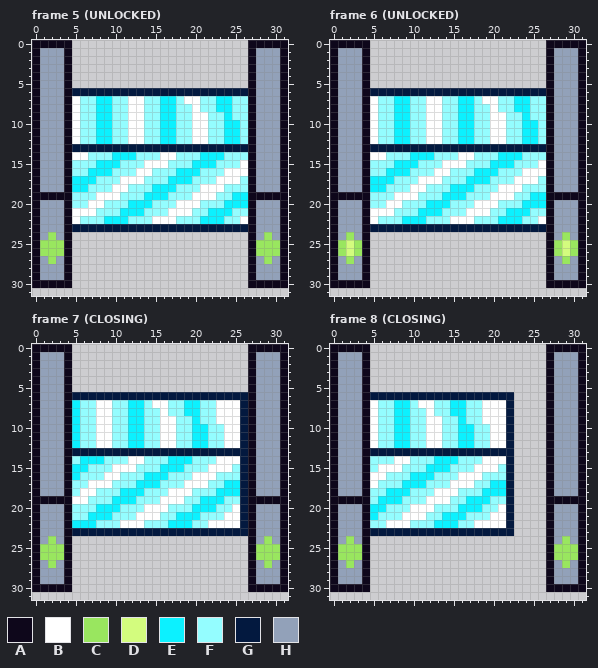
Pixel-art file, stored at public/assets/sprites/door_glass_single_north-south.aseprite. That is the earlier state.
32x32 pixels, 14 frames. Shown: frame 5 (UNLOCKED), frame 6 (UNLOCKED), frame 7 (CLOSING), frame 8 (CLOSING). The commit also changed other frames, which this record leaves out.
Palette (. is transparent): A #0e071b  B #ffffff  C #99e65f  D #d3fc7e  E #0cf1ff  F #94fdff  G #03193f  H #92a1b9
Now the later version:
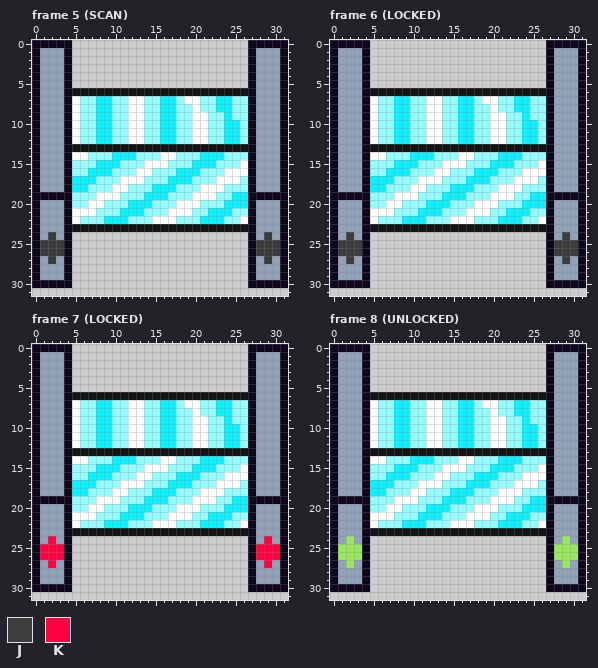
Colours new in this view: J #3d3d3d  K #ff0040
The exact change:
layer "track" added
@@ palette @@
-G #03193f
+G #131313
--- frame 5 (SCAN), layer "indicator_light"
@@ x 0..31 @@
 23 AHHHAGGGGGGGGGGGGGGGGGGGGGGAHHHA
-24 AHCHA......................AHCHA
-25 ACCCA......................ACCCA
-26 ACCCA......................ACCCA
-27 AHCHA......................AHCHA
+24 AHJHA......................AHJHA
+25 AJJJA......................AJJJA
+26 AJJJA......................AJJJA
+27 AHJHA......................AHJHA
 28 AHHHA......................AHHHA
--- frame 6 (LOCKED), layer "indicator_light"
@@ x 0..31 @@
 23 AHHHAGGGGGGGGGGGGGGGGGGGGGGAHHHA
-24 AHCHA......................AHCHA
-25 ACDCA......................ACDCA
-26 ACDCA......................ACDCA
-27 AHCHA......................AHCHA
+24 AHJHA......................AHJHA
+25 AJJJA......................AJJJA
+26 AJJJA......................AJJJA
+27 AHJHA......................AHJHA
 28 AHHHA......................AHHHA
--- frame 7 (LOCKED), layers "indicator_light", "GLASS_DOOR"
@@ x 0..31 @@
  6 AHHHAGGGGGGGGGGGGGGGGGGGGGGAHHHA
- 7 AHHHAEFFBBFFEEFBBFFEEFFBBBGAHHHA
- 8 AHHHAEFFBBFFEEFFBFFEEFFBBBGAHHHA
- 9 AHHHAEFFBBFFEEFFBBFFEFFBBBGAHHHA
-10 AHHHAEFFBBFFEEFFBBFFEEFFBBGAHHHA
-11 AHHHAEFFBBFFEEFFBBFFEEFFBBGAHHHA
-12 AHHHAEFFBBFFEEFFBBFFEEFFBBGAHHHA
+ 7 AHHHABFFEEFFBBFFEEFBBFFEEFFAHHHA
+ 8 AHHHABFFEEFFBBFFEEFFBFFEEFFAHHHA
+ 9 AHHHABFFEEFFBBFFEEFFBBFFEFFAHHHA
+10 AHHHABFFEEFFBBFFEEFFBBFFEEFAHHHA
+11 AHHHABFFEEFFBBFFEEFFBBFFEEFAHHHA
+12 AHHHABFFEEFFBBFFEEFFBBFFEEFAHHHA
 13 AHHHAGGGGGGGGGGGGGGGGGGGGGGAHHHA
-14 AHHHAFEEEFFFBBFFFEEEFFFBBBGAHHHA
-15 AHHHAEEFFFBBBFFFEEEFFFBBBFGAHHHA
-16 AHHHAEFFFBBFFFEEEFFFBBBFFFGAHHHA
-17 AHHHAFFBBBFFFEEEFFFBBBFFEEGAHHHA
-18 AHHHAFBBFFFEEEFFFBBBFFFEEEGAHHHA
-19 AAAAABBFFFEEEFFFBBBFFEEEFFGAAAAA
-20 AHHHAFFFEEEFFFBBBFFFEEEFFBGAHHHA
-21 AHHHAFFEEEFFFBBBFFEEEFFFBBGAHHHA
-22 AHHHAEEEFFFBBBFFFEEEFFBBBBGAHHHA
+14 AHHHABBFFFEEEFFFBBFFFEEEFFFAHHHA
+15 AHHHAFFFEEEFFFBBBFFFEEEFFFBAHHHA
+16 AHHHAFFEEEFFFBBFFFEEEFFFBBBAHHHA
+17 AHHHAEEEFFFBBBFFFEEEFFFBBBFAHHHA
+18 AHHHAEEFFFBBFFFEEEFFFBBBFFFAHHHA
+19 AAAAAFFFBBBFFFEEEFFFBBBFFEEAAAAA
+20 AHHHAFFBBFFFEEEFFFBBBFFFEEEAHHHA
+21 AHHHABBBFFFEEEFFFBBBFFEEEFFAHHHA
+22 AHHHABFFFEEEFFFBBBFFFEEEFFBAHHHA
 23 AHHHAGGGGGGGGGGGGGGGGGGGGGGAHHHA
-24 AHCHA......................AHCHA
-25 ACCCA......................ACCCA
-26 ACCCA......................ACCCA
-27 AHCHA......................AHCHA
+24 AHKHA......................AHKHA
+25 AKKKA......................AKKKA
+26 AKKKA......................AKKKA
+27 AHKHA......................AHKHA
 28 AHHHA......................AHHHA
--- frame 8 (UNLOCKED), layer "GLASS_DOOR"
@@ x 0..31 @@
  5 AHHHA......................AHHHA
- 6 AHHHAGGGGGGGGGGGGGGGGGG....AHHHA
- 7 AHHHABFFEEFBBFFEEFFBBBG....AHHHA
- 8 AHHHABFFEEFFBFFEEFFBBBG....AHHHA
- 9 AHHHABFFEEFFBBFFEFFBBBG....AHHHA
-10 AHHHABFFEEFFBBFFEEFFBBG....AHHHA
-11 AHHHABFFEEFFBBFFEEFFBBG....AHHHA
-12 AHHHABFFEEFFBBFFEEFFBBG....AHHHA
-13 AHHHAGGGGGGGGGGGGGGGGGG....AHHHA
-14 AHHHAFFFBBFFFEEEFFFBBBG....AHHHA
-15 AHHHAFBBBFFFEEEFFFBBBFG....AHHHA
-16 AHHHABBFFFEEEFFFBBBFFFG....AHHHA
-17 AHHHABFFFEEEFFFBBBFFEEG....AHHHA
-18 AHHHAFFEEEFFFBBBFFFEEEG....AHHHA
-19 AAAAAFEEEFFFBBBFFEEEFFG....AAAAA
-20 AHHHAEEFFFBBBFFFEEEFFBG....AHHHA
-21 AHHHAEFFFBBBFFEEEFFFBBG....AHHHA
-22 AHHHAFFBBBFFFEEEFFBBBBG....AHHHA
-23 AHHHAGGGGGGGGGGGGGGGGGG....AHHHA
+ 6 AHHHAGGGGGGGGGGGGGGGGGGGGGGAHHHA
+ 7 AHHHABFFEEFFBBFFEEFBBFFEEFFAHHHA
+ 8 AHHHABFFEEFFBBFFEEFFBFFEEFFAHHHA
+ 9 AHHHABFFEEFFBBFFEEFFBBFFEFFAHHHA
+10 AHHHABFFEEFFBBFFEEFFBBFFEEFAHHHA
+11 AHHHABFFEEFFBBFFEEFFBBFFEEFAHHHA
+12 AHHHABFFEEFFBBFFEEFFBBFFEEFAHHHA
+13 AHHHAGGGGGGGGGGGGGGGGGGGGGGAHHHA
+14 AHHHABBFFFEEEFFFBBFFFEEEFFFAHHHA
+15 AHHHAFFFEEEFFFBBBFFFEEEFFFBAHHHA
+16 AHHHAFFEEEFFFBBFFFEEEFFFBBBAHHHA
+17 AHHHAEEEFFFBBBFFFEEEFFFBBBFAHHHA
+18 AHHHAEEFFFBBFFFEEEFFFBBBFFFAHHHA
+19 AAAAAFFFBBBFFFEEEFFFBBBFFEEAAAAA
+20 AHHHAFFBBFFFEEEFFFBBBFFFEEEAHHHA
+21 AHHHABBBFFFEEEFFFBBBFFEEEFFAHHHA
+22 AHHHABFFFEEEFFFBBBFFFEEEFFBAHHHA
+23 AHHHAGGGGGGGGGGGGGGGGGGGGGGAHHHA
 24 AHCHA......................AHCHA
